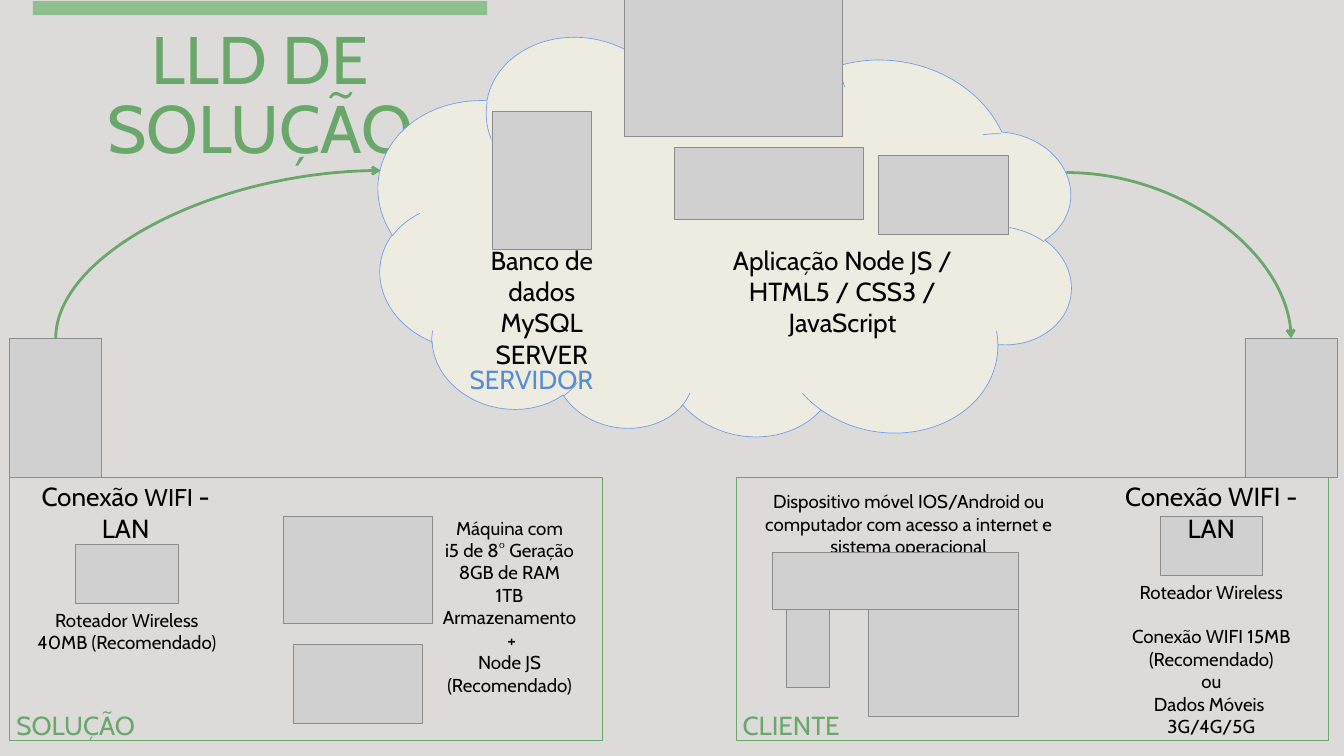
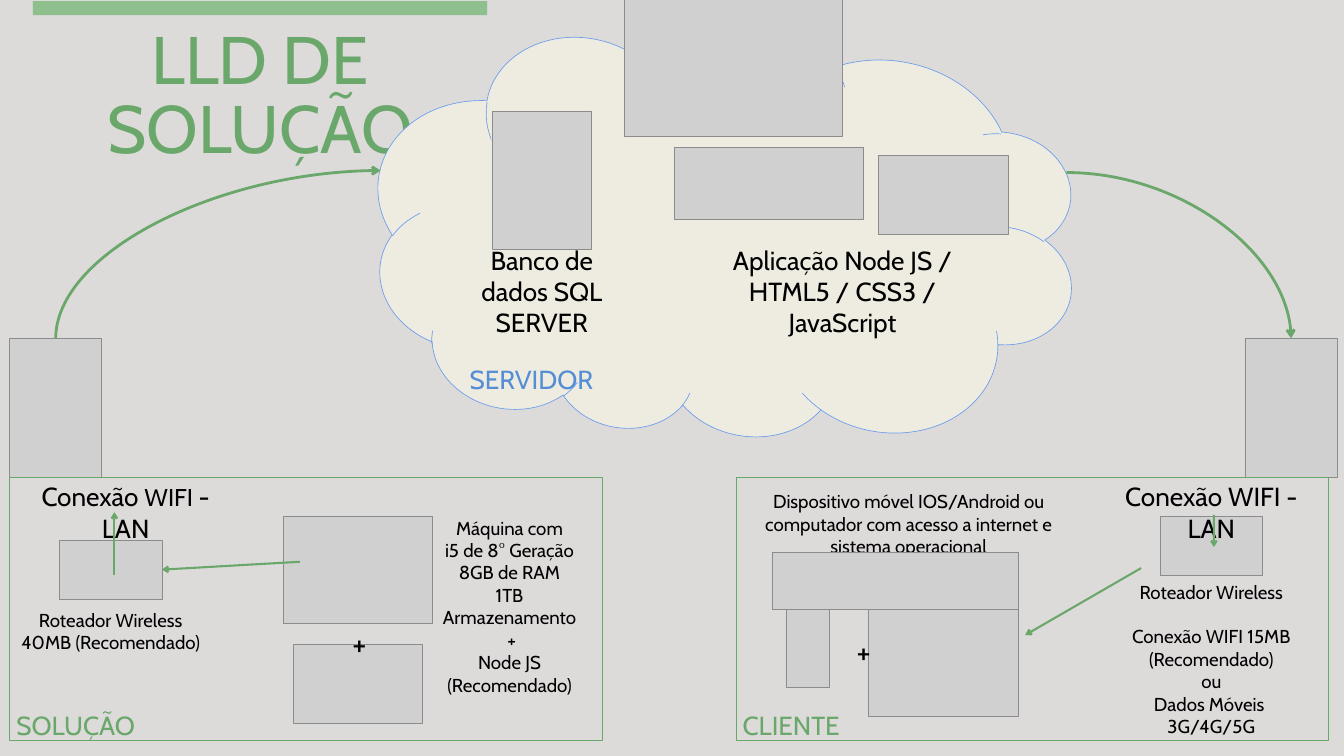
Before and after one commit to franciscone-lab/help-enterprising, a slide deck: slide 2 of docs/hld-lld_HelpEnterprising.pptx. Drawn at 1344x756 pixels with LibreOffice and Linux fonts; fonts in the diff are those of the drawing; grey boxes stand for pictures. Boxes give left, top, right and bottom in pixels: in the first picture for what was removed or moved away, otherwise in the second. Text is boxed around its words. In the diff, an @@ line names an element or a change of style, - is before the commit and + after.

```diff
--- a/docs/hld-lld_HelpEnterprising.pptx
+++ b/docs/hld-lld_HelpEnterprising.pptx
@@ text at <box>481,248,602,333</box>: text changed @@
-Banco de dados MySQL SERVER
+Banco de dados SQL SERVER
@@ arrow added from (114, 575) to (114, 512), #6AA76A 2.25 pt @@
@@ arrow added from (1214, 515) to (1214, 547), #6AA76A 2.25 pt @@
@@ picture: place and size @@
-picture at <box>76,544,178,603</box>
+picture at <box>60,540,162,599</box>
@@ arrow added from (300, 562) to (162, 570), #6AA76A 2.25 pt @@
@@ arrow added from (1141, 568) to (1025, 635), #6AA76A 2.25 pt @@
@@ text "Roteador Wireless": place and size @@
-text "Roteador Wireless" at <box>37,613,216,652</box>
+text "Roteador Wireless" at <box>21,613,200,652</box>
@@ text added at <box>347,627,372,661</box>, 26 pt, text #000000, bold @@
++
@@ text added at <box>845,635,882,668</box>, 26 pt, text #000000, bold @@
++
```
Also in this commit, not shown: 2 other files.
